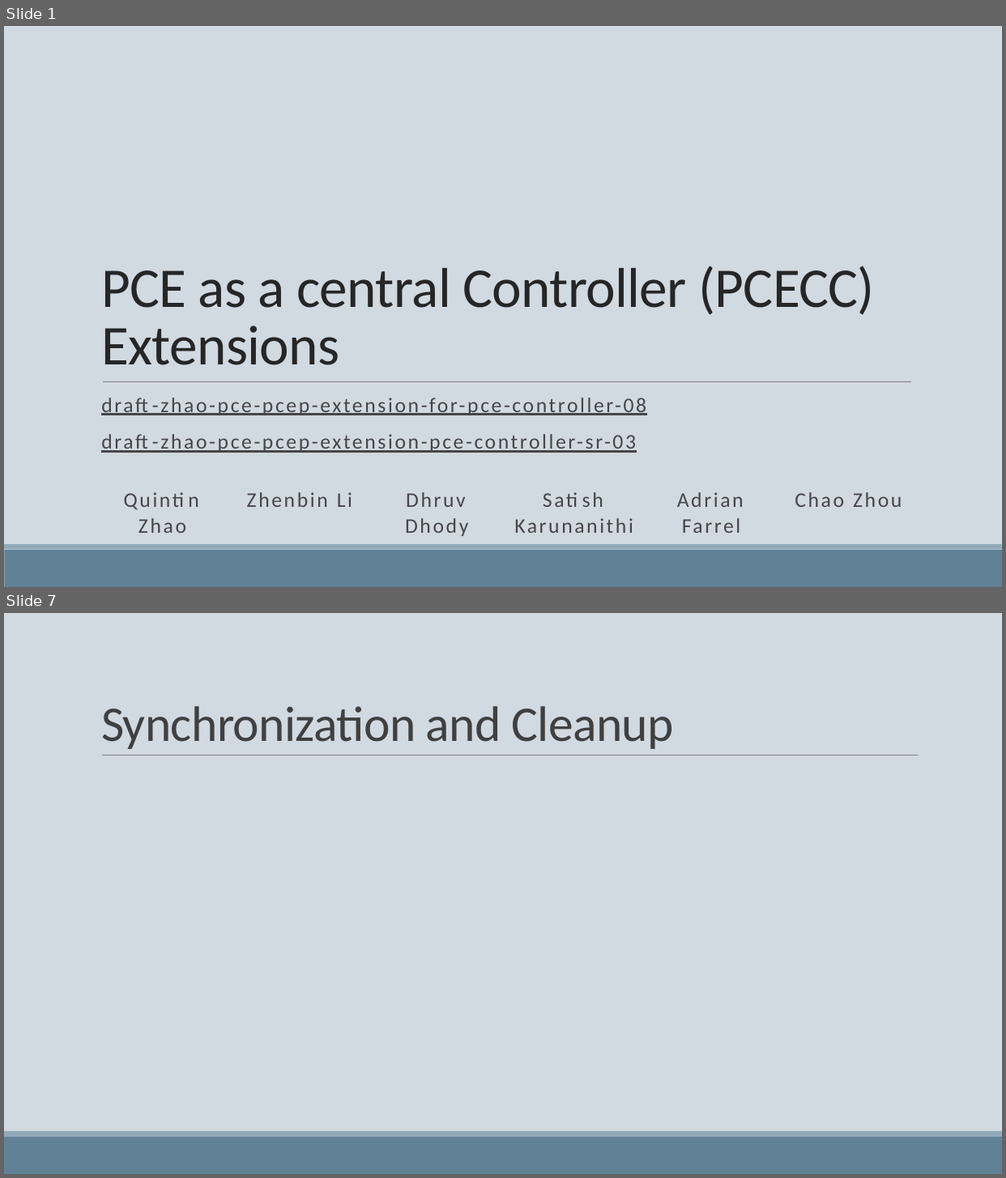
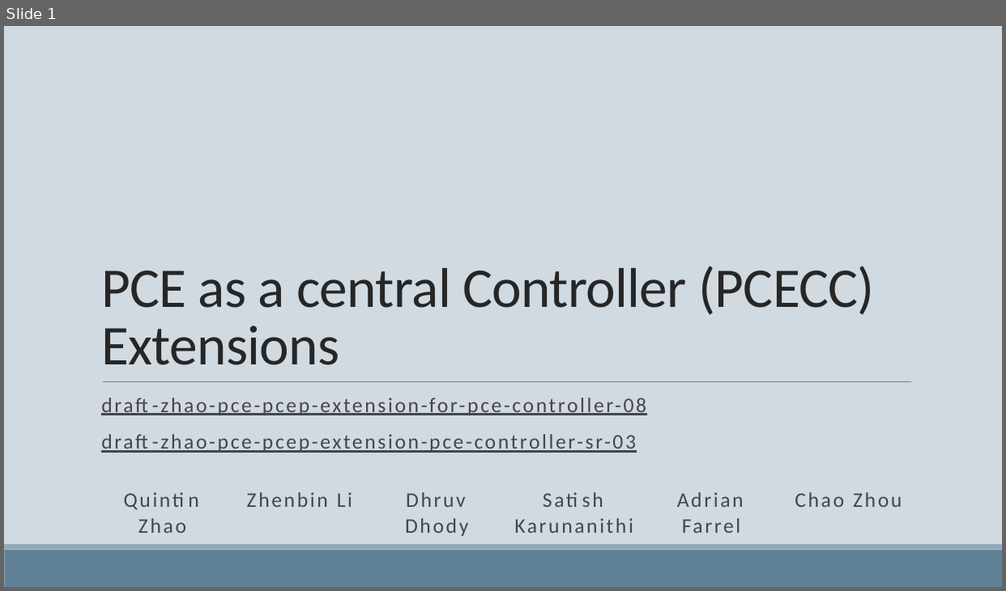
Before and after one commit to dhruvdhody-huawei/102, a slide deck: IETF 102 PCE WG PCECC.pptx. Shown one above the other, each under a label of ours: slides 1 and 7 before the commit, slide 1 after it; the slides between them are not shown. The pictures are 1006x1178 and 1006x591 pixels, drawn with LibreOffice and Linux fonts; fonts in the diff are those of the drawing. Boxes give left, top, right and bottom in pixels: in the first picture for what was removed or moved away, otherwise in the second. Text is boxed around its words. In the diff, an @@ line names an element or a change of style, - is before the commit and + after.

```diff
--- a/IETF 102 PCE WG PCECC.pptx
+++ b/IETF 102 PCE WG PCECC.pptx
@@ slide 7 removed at [4, 613, 1002, 1174], background #D1D9E1; not listed: 2 template elements that a slide beside it also shows @@
@@ title removed at [101, 706, 674, 749] @@
-Synchronization and Cleanup
@@ line removed from (102, 756) to (918, 756) @@
```
Also in this commit, not shown: 1 slide changed, 15 slides added, 6 other slides removed.
